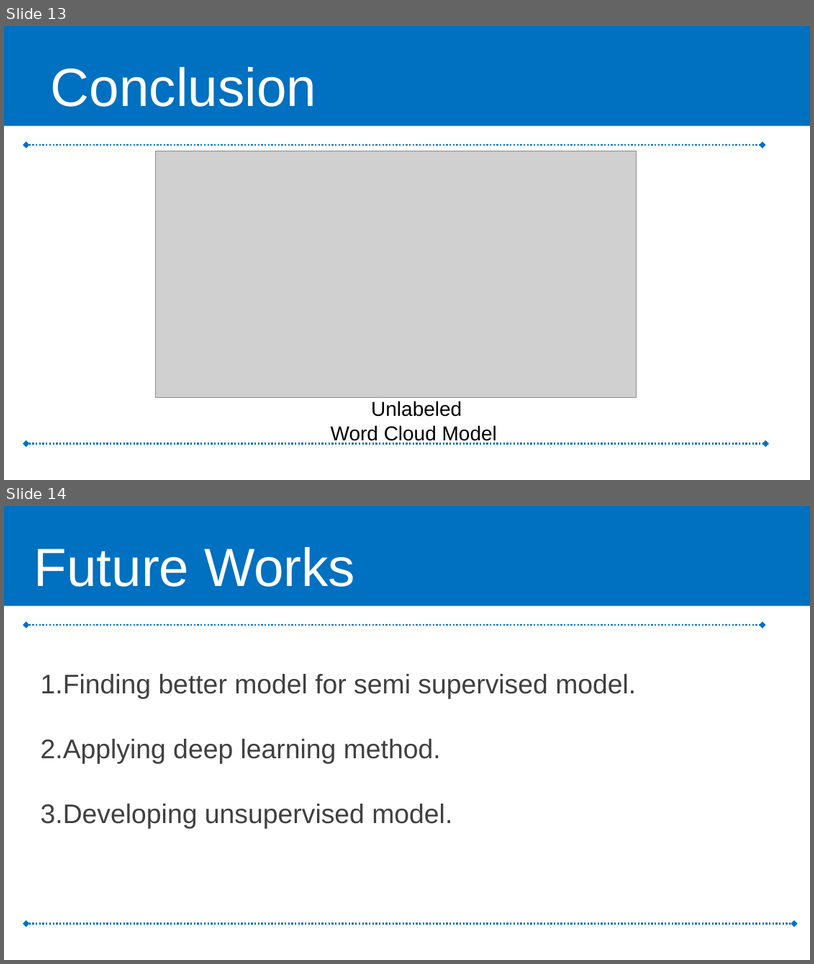
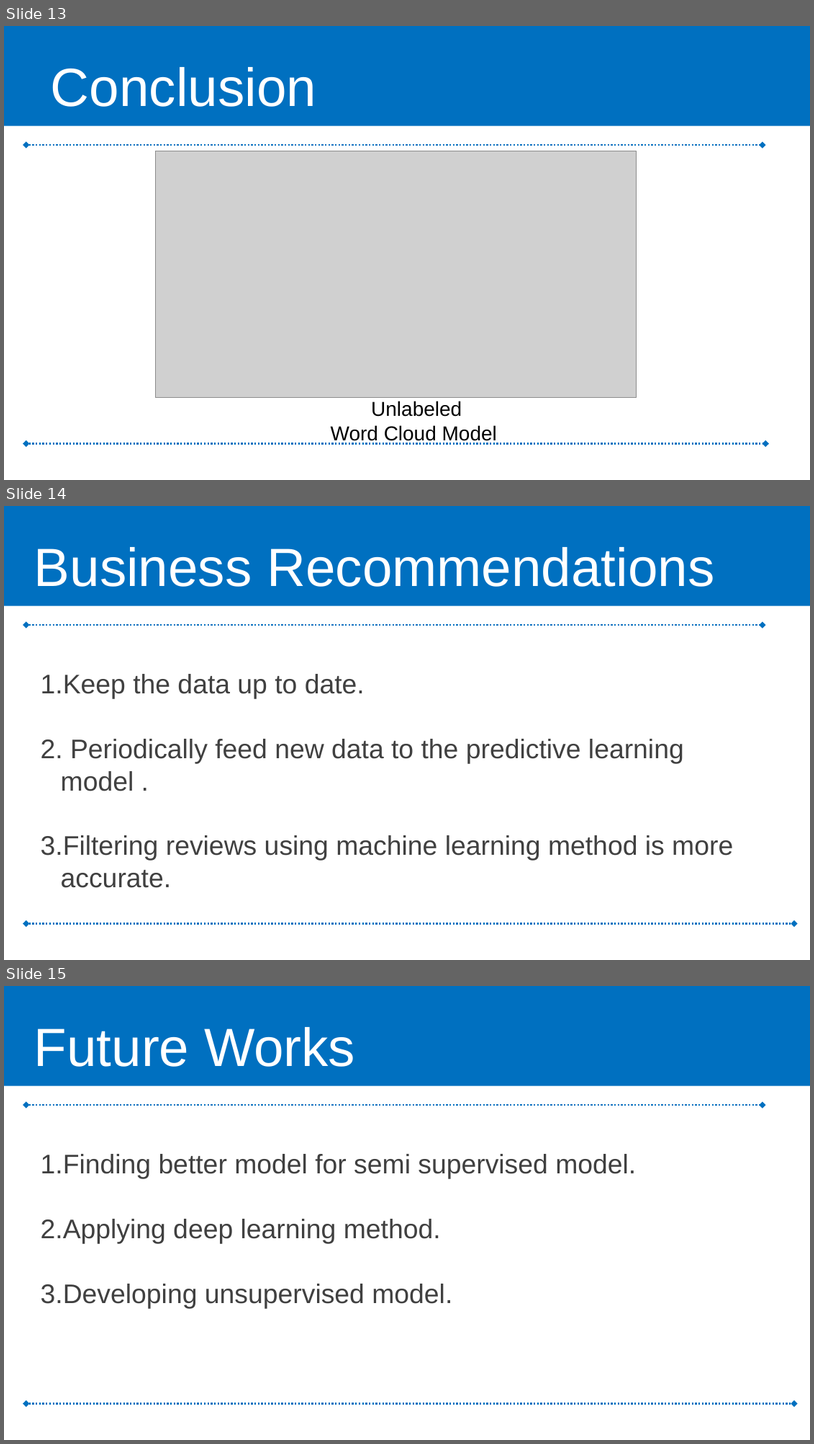
Before and after one commit to tyoon1016/Capstone_Project-Deceptive-Opnion-Spam, a slide deck: Capstone_Presentation.pptx. Shown one above the other, each under a label of ours: slides 13 and 14 before the commit, slides 13, 14 and 15 after it. The pictures are 814x964 and 814x1444 pixels, drawn with LibreOffice and Linux fonts; fonts in the diff are those of the drawing; grey boxes stand for pictures; background and template pictures are left out. Boxes give left, top, right and bottom in pixels: in the first picture for what was removed or moved away, otherwise in the second. Text is boxed around its words. In the diff, an @@ line names an element or a change of style, - is before the commit and + after.

```diff
--- a/Capstone_Presentation.pptx
+++ b/Capstone_Presentation.pptx
@@ slide 14 added at <box>4,506,810,960</box>, background picture (left out) @@
@@ rectangle added at <box>4,506,810,606</box>, fill #0070C0 @@
@@ text added at <box>34,547,715,587</box>, 48 pt, text #FFFFFF @@
+Business Recommendations
@@ double arrow added from (26, 625) to (763, 625), #0070C0 1.5 pt dashed @@
@@ text added at <box>41,674,733,888</box>, 24 pt, text #404040 @@
+1. Keep the data up to date.
+2. Periodically feed new data to the predictive learning model .
+3. Filtering reviews using machine learning method is more accurate.
@@ double arrow added from (26, 923) to (795, 923), #0070C0 1.5 pt dashed @@
@@ what was slide 14 is now slide 15 @@
```
Also in this commit, not shown: 1 other file.
